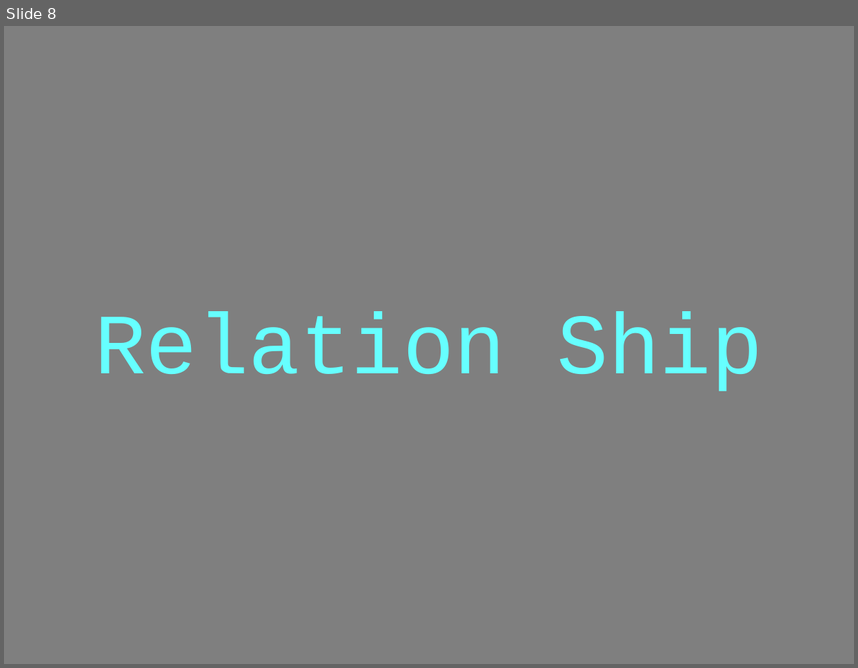
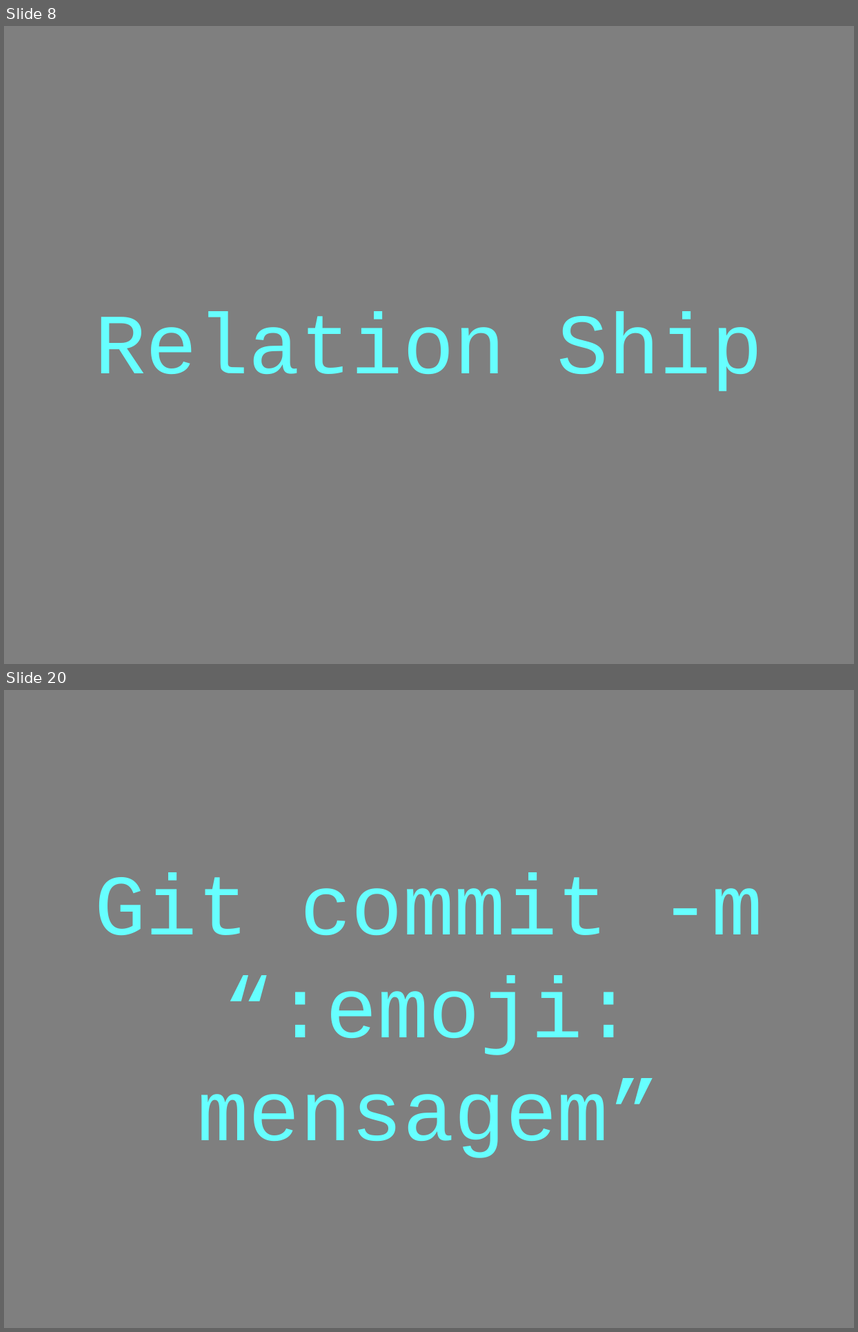
Before and after one commit to Lorensov/talks, a slide deck: be_water_git_flow/Be_water_slides.pptx. Shown one above the other, each under a label of ours: slide 8 before the commit, slides 8 and 20 after it; the slides between them are not shown. The pictures are 858x668 and 858x1332 pixels, drawn with LibreOffice and Linux fonts; fonts in the diff are those of the drawing. Boxes give left, top, right and bottom in pixels: in the first picture for what was removed or moved away, otherwise in the second. Text is boxed around its words. In the diff, an @@ line names an element or a change of style, - is before the commit and + after.

```diff
--- a/be_water_git_flow/Be_water_slides.pptx
+++ b/be_water_git_flow/Be_water_slides.pptx
@@ slide 20 added at box(4, 690, 854, 1328), background #FFFFFF @@
@@ rectangle added at box(4, 690, 854, 1328), fill #000000 at 50% opacity @@
@@ text added at box(94, 873, 763, 1158), 80 pt, text #66FFFF @@
+Git commit -m “:emoji: mensagem”
```
Also in this commit, not shown: 2 slides changed, 21 other slides added, 11 slides removed, 1 other file.
